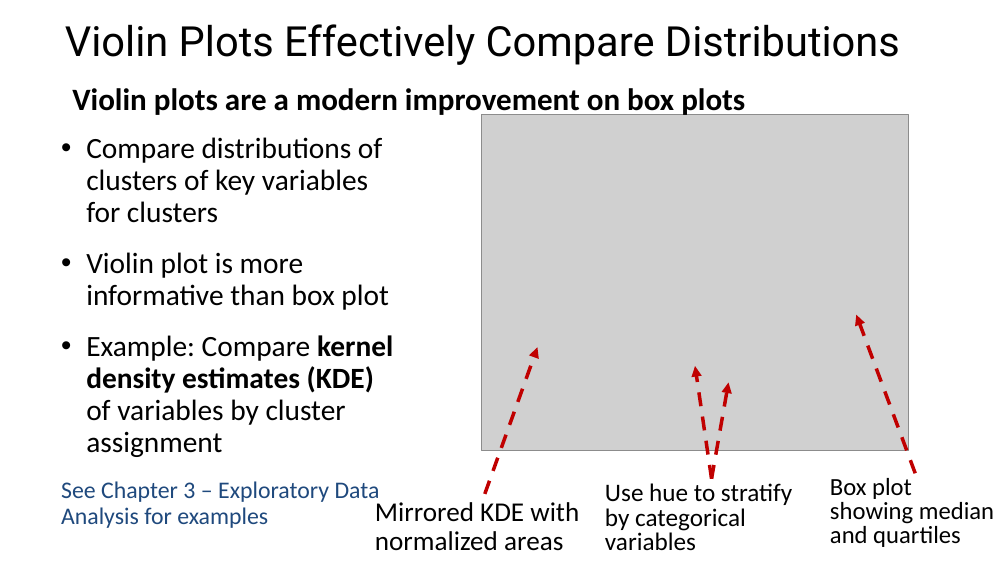
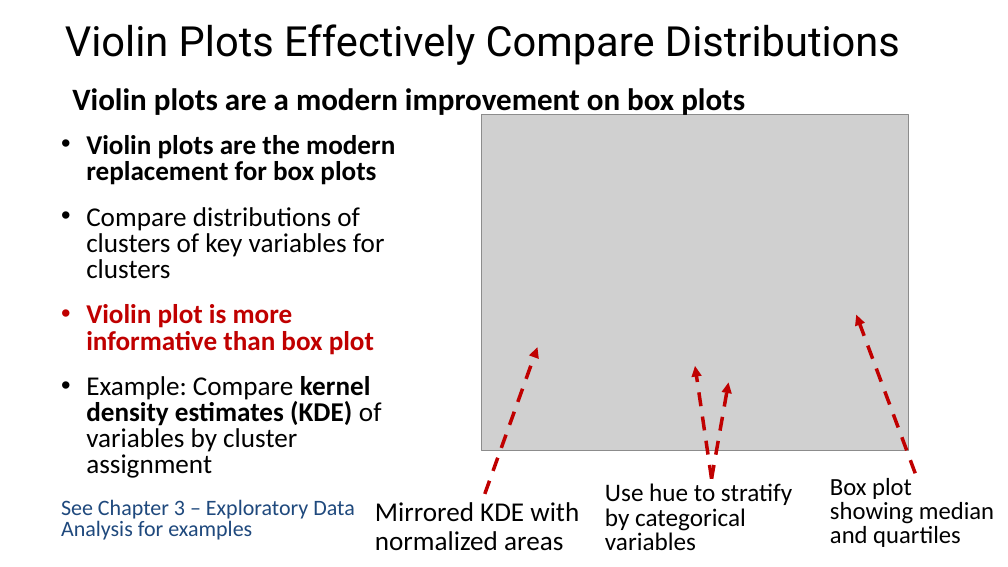
Before and after one commit to StephenElston/CSCI-E-83, a slide deck: slide 19 of LectureSlides/02_VisualizationOfLargeComplexData.pptx. Drawn at 1008x567 pixels with LibreOffice and Linux fonts; fonts in the diff are those of the drawing; grey boxes stand for pictures. Boxes give left, top, right and bottom in pixels: in the first picture for what was removed or moved away, otherwise in the second. Text is boxed around its words. In the diff, an @@ line names an element or a change of style, - is before the commit and + after.

```diff
--- a/LectureSlides/02_VisualizationOfLargeComplexData.pptx
+++ b/LectureSlides/02_VisualizationOfLargeComplexData.pptx
@@ text at (86,135,395,185): paragraph added @@
+• Violin plots are the modern replacement for box plots
@@ text at (61,207,385,540): size 21 to 19.4 pt in "Compare distributions of clusters of key variables ...", "Violin plot is more informative than box ...", "Example: Compare kernel density estimates (KDE) of ..."; text colour #000000 to #C00000, bold on in "Violin plot is more informative than box ..."; size 17 to 15.7 pt in "See Chapter 3 – Exploratory Data Analysis ..."; line spacing 0.9 to 0.8 @@
```
Also in this commit, not shown: 2 other slides changed.
